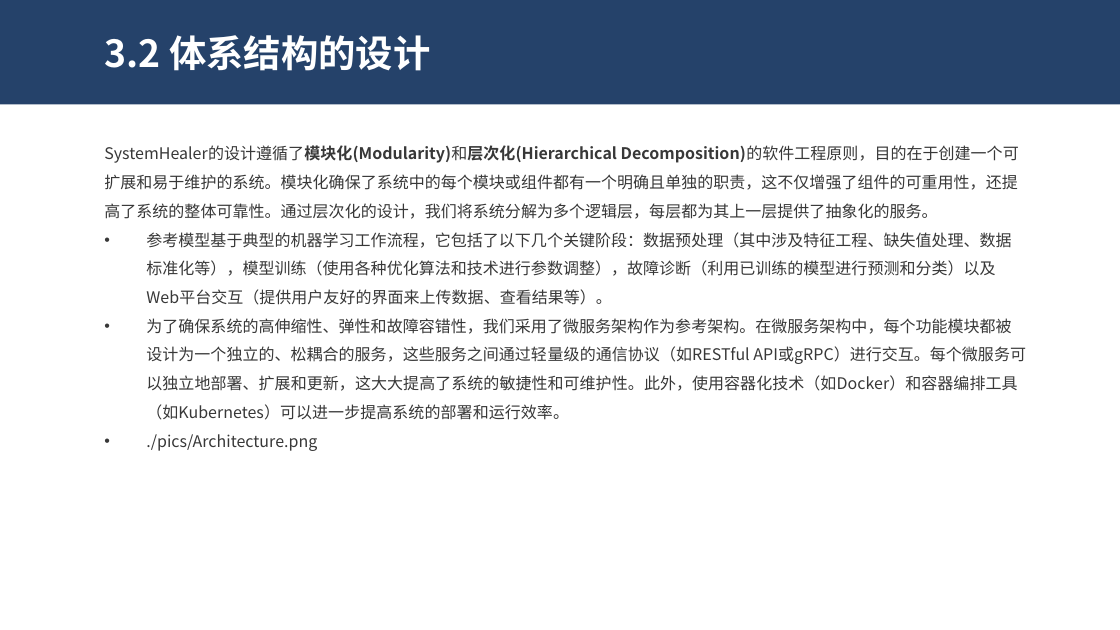
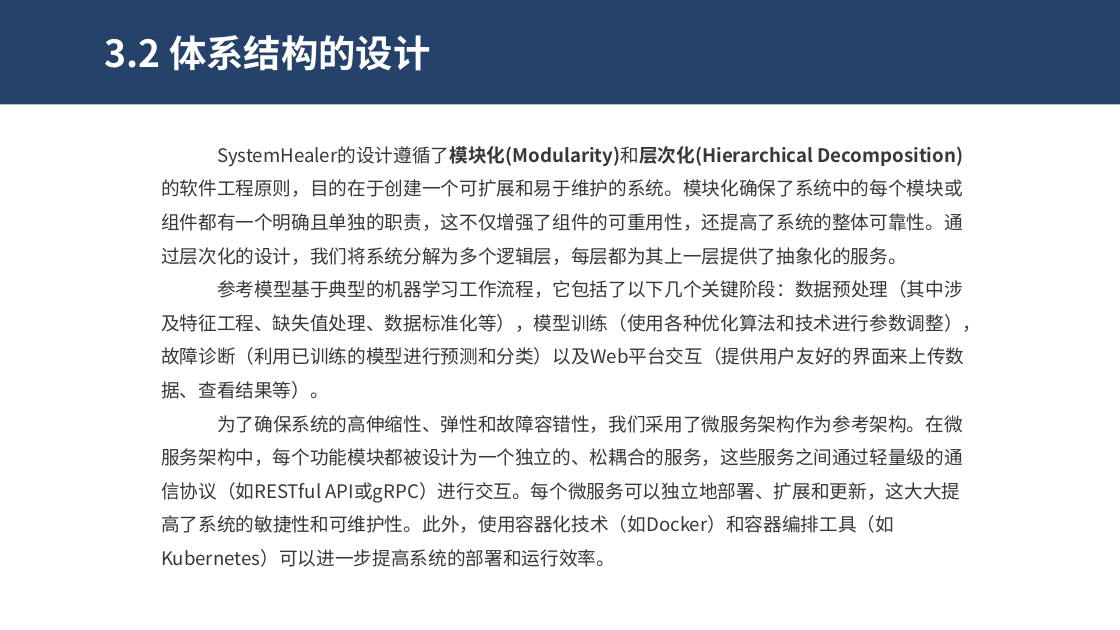
Before and after one commit to dekrt/SoftwareArchitecture, a slide deck: slide 41 of 架构设计-ArchitectureDesign/ArchitectureDesign.pptx (slide 40 before the commit). Drawn at 1120x630 pixels with LibreOffice and Linux fonts; fonts in the diff are those of the drawing. Boxes give left, top, right and bottom in pixels: in the first picture for what was removed or moved away, otherwise in the second. Text is boxed around its words. In the diff, an @@ line names an element or a change of style, - is before the commit and + after.

Commit message:
update architecture docs

```diff
--- a/架构设计-ArchitectureDesign/ArchitectureDesign.pptx
+++ b/架构设计-ArchitectureDesign/ArchitectureDesign.pptx
@@ text "SystemHealer的设计遵循了模块化(Modularity)和层次化(Hierarchical Decomposi ...": place and size @@
-text "SystemHealer的设计遵循了模块化(Modularity)和层次化(Hierarchical Decomposi ..." at [104, 145, 1026, 451]
+text "SystemHealer的设计遵循了模块化(Modularity)和层次化(Hierarchical Decomposi ..." at [161, 146, 981, 567]
@@ text "SystemHealer的设计遵循了模块化(Modularity)和层次化(Hierarchical Decomposi ..." at [161, 146, 981, 567]: size 10.2 to 12 pt; indent changed; bullet • to none @@
@@ text at [146, 434, 317, 451]: paragraph removed @@
-• ./pics/Architecture.png
```
Also in this commit, not shown: 5 other slides changed, 2 slides added.
